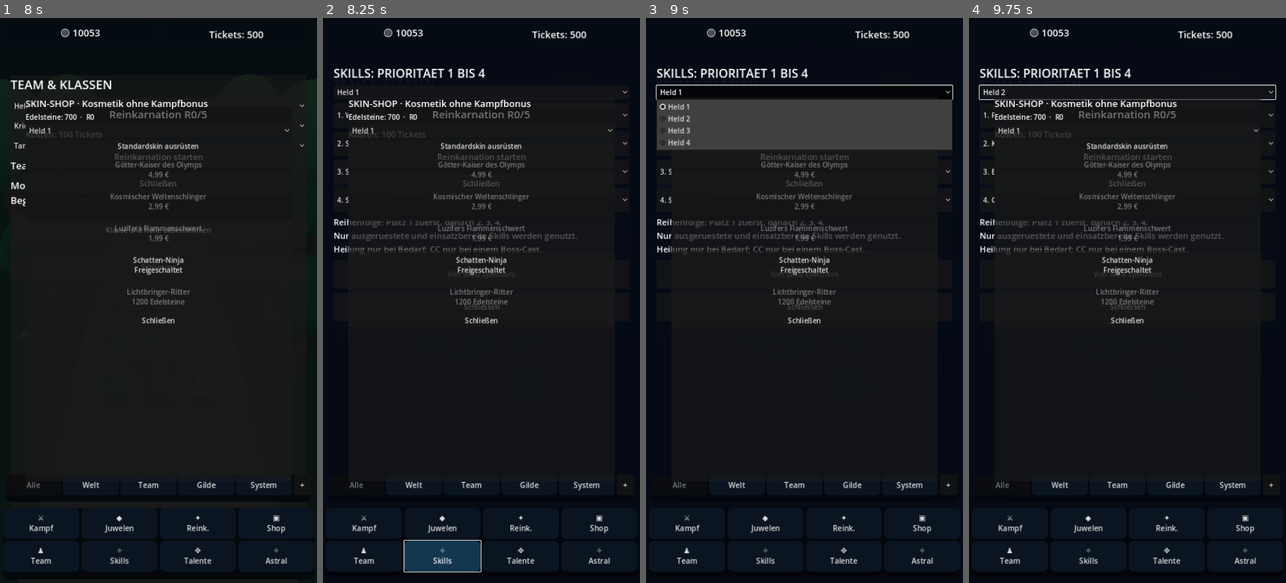
Above: before the commit, frames 1-4 (left to right).
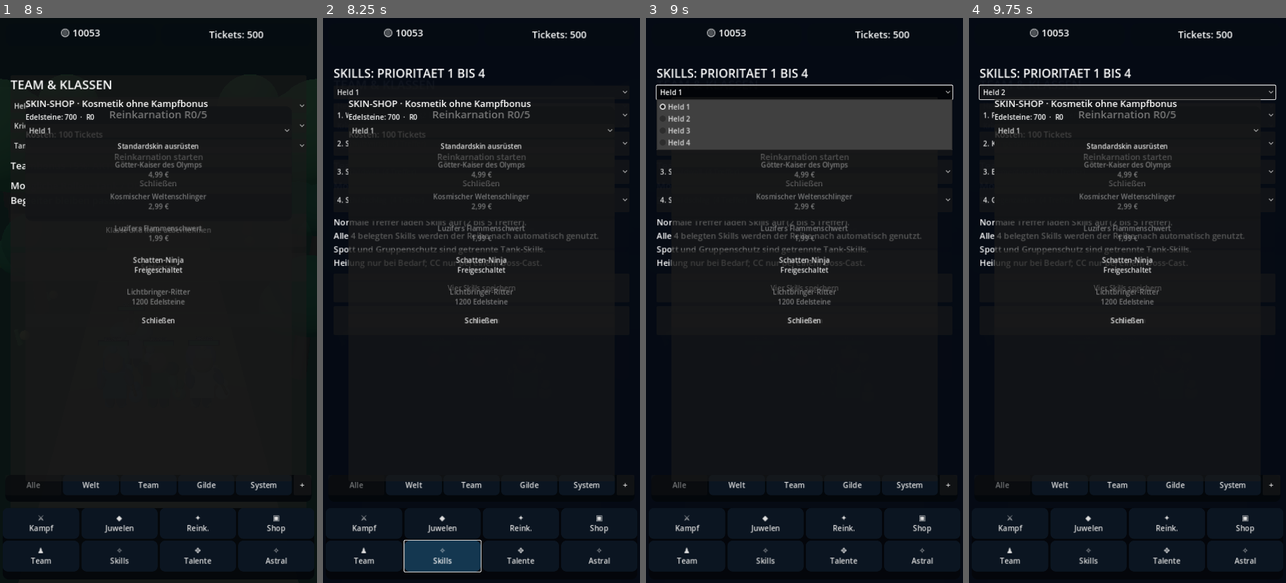
Above: after the commit, the same moments.

Repository: xynewageyx/TitanLegend
Game: Godot game, scene res://scenes/main.tscn
Two runs of this game, one before a commit and one after it. Both use one fixed random seed, a clock stepped at 60 frames per second and the inputs below.
Inputs (mouse positions are in pixels of both pictures, inside the frame that each line leads up to):
- Up to frame 1 (8 s): click "⚔ Kampf" at 0.5 s; click "◆ Juwelen" at 1.25 s; click "✦ Reink." at 2 s; click "▣ Shop" at 2.75 s; click "♟ Team" at 3.5 s; click "Held 1" at 4.25 s; click "Krieger" at 5 s; click "Tank" at 5.75 s; click "Klasse und Rolle uebernehmen" at 6.5 s; click "Schliessen" at 7.25 s
- Up to frame 2 (8.25 s): click "✧ Skills" at 8 s
- Up to frame 3 (9 s): click "Held 1" at 8.75 s
- Up to frame 4 (9.75 s): click (1127, 114) at 9.5 s, where only the run before the commit has a clickable "1. Wuchtiger Einzelhieb"

Frame 1 is identical in both runs. In frame 2, 1.1% of the frame differs, in the area x 3-87%, y 35-54%; in frame 3, 1.1%; in frame 4, 1.1%.

Commit message:
Display required normal hits for each automatically used equipped skill

Diff:
--- a/scripts/skill_menu.gd
+++ b/scripts/skill_menu.gd
@@ -66,9 +66,10 @@
   selector.clear()
   for choice in range(10 if role == 0 else 8):
    var skill_name: String = TitanCrowdControl.ability_name(class_id) if choice == 7 else str(TitanSkillSystem.skill_for_role(role, choice)["name"])
-   selector.add_item(str(skill_slot + 1) + ". " + skill_name, choice)
+   var hits: int = battle_manager._skill_hit_cost(role, choice)
+   selector.add_item(str(skill_slot + 1) + ". " + skill_name + "  (" + str(hits) + " Treffer)", choice)
   selector.select(clampi(int(battle_manager.skill_loadouts[hero][skill_slot]), 0, 9 if role == 0 else 7))
- info.text = "Reihenfolge: Platz 1 zuerst, danach 2, 3, 4.\nNur ausgeruestete und einsatzbereite Skills werden genutzt.\nHeilung nur bei Bedarf; CC nur bei einem Boss-Cast."
+ info.text = "Normale Treffer laden Skills auf (2 bis 5 Treffer).\nAlle 4 belegten Skills werden der Reihe nach automatisch genutzt.\nSpott und Gruppenschutz sind getrennte Tank-Skills.\nHeilung nur bei Bedarf; CC nur bei einem Boss-Cast."
 
 func _apply() -> void:
  var hero: int = hero_selector.selected
